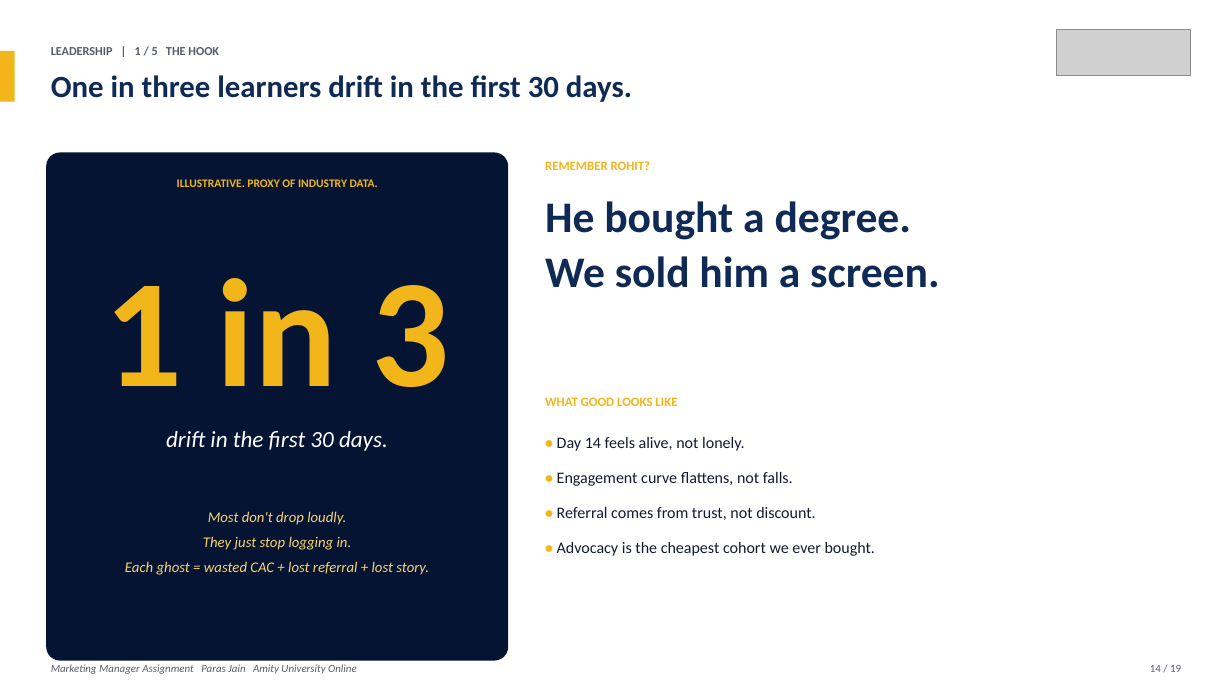
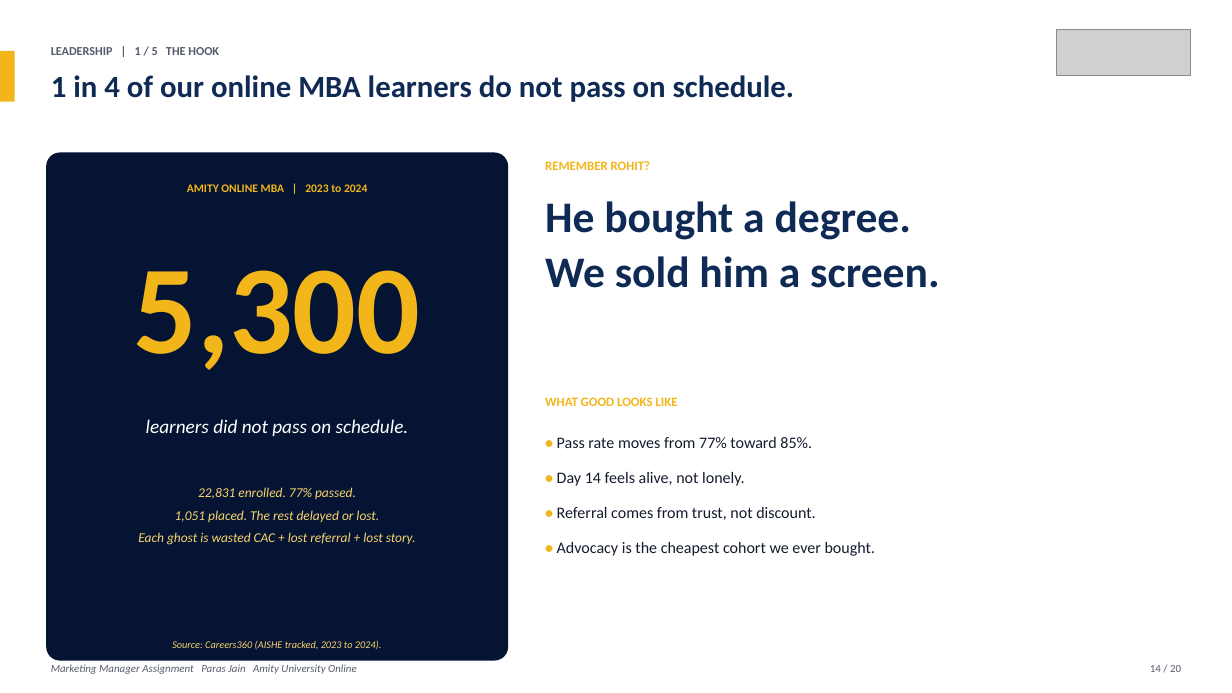
Before and after one commit to parasjain10/amity-marketing-manager-assignment, a slide deck: slide 14 of Amity_Online_Marketing_Manager_Assignment_Paras_Jain.pptx. Drawn at 1232x693 pixels with LibreOffice and Linux fonts; fonts in the diff are those of the drawing; grey boxes stand for pictures. Boxes give left, top, right and bottom in pixels: in the first picture for what was removed or moved away, otherwise in the second. Text is boxed around its words. In the diff, an @@ line names an element or a change of style, - is before the commit and + after.

```diff
--- a/Amity_Online_Marketing_Manager_Assignment_Paras_Jain.pptx
+++ b/Amity_Online_Marketing_Manager_Assignment_Paras_Jain.pptx
@@ text at (x1=51, y1=75, x2=794, y2=102): text changed @@
-One in three learners drift in the first 30 days.
+1 in 4 of our online MBA learners do not pass on schedule.
@@ text removed at (x1=177, y1=179, x2=378, y2=187) @@
-ILLUSTRATIVE. PROXY OF INDUSTRY DATA.
@@ text added at (x1=187, y1=184, x2=367, y2=192), 9 pt, text #F2B61A, bold @@
+AMITY ONLINE MBA | 2023 to 2024
@@ text at (x1=133, y1=270, x2=420, y2=370): text changed; size 120 to 98 pt @@
-1 in 3
+5,300
@@ text added at (x1=146, y1=419, x2=409, y2=436), 15 pt, text #FFFFFF, italic @@
+learners did not pass on schedule.
@@ text removed at (x1=166, y1=431, x2=388, y2=451) @@
-drift in the first 30 days.
@@ text at (x1=557, y1=437, x2=812, y2=448): paragraph added @@
+• Pass rate moves from 77% toward 85%.
@@ text at (x1=557, y1=472, x2=793, y2=486): paragraph removed @@
-• Engagement curve flattens, not falls.
@@ text at (x1=138, y1=487, x2=416, y2=545): text changed; size 11.5 to 10.5 pt @@
-Most don't drop loudly.
-They just stop logging in.
-Each ghost = wasted CAC + lost referral + lost story.
+22,831 enrolled. 77% passed.
+1,051 placed. The rest delayed or lost.
+Each ghost is wasted CAC + lost referral + lost story.
@@ text added at (x1=172, y1=640, x2=382, y2=649), 8 pt, text #F8D36F, italic @@
+Source: Careers360 (AISHE tracked, 2023 to 2024).
@@ text at (x1=1150, y1=665, x2=1181, y2=672): text changed @@
-14 / 19
+14 / 20
```
Also in this commit, not shown: 17 other slides changed, 2 slides added, 1 slide removed, 1 other file.
